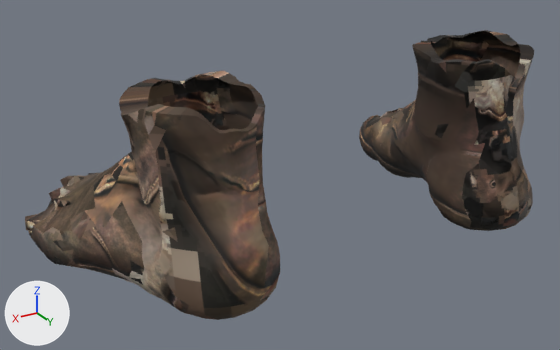
An edit to the glTF model assets/models/gear/boots.glb, drawn before and after from the same camera.
The view is the same before and after, from a 50 mm camera at (0.467, 0.712, 0.426) aimed at (0.037, -0.005, 0.068). Every picture has the same lights, and +X, +Y and +Z are marked at lower left. The picture after the commit comes second. Where no turn or scale is listed for an object, it has been applied to the vertices. Vertices at exactly the same position are counted once.

Objects in the first picture: 'boots'.
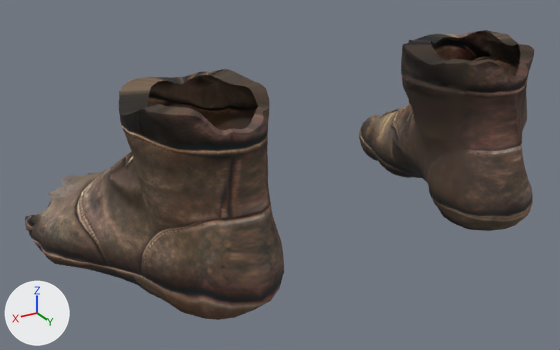
What the commit changed:
me_mesh_0_003 is used by ob_boots; location (0.0, 0.0, 0.0).
me_mesh_0_003 had 2129 vertices, 4137 faces and spanned x -0.312..0.311, y -0.179..0.173, z -0.008..0.219.
me_mesh_0_003 now has 2129 vertices, 4137 faces and spans x -0.312..0.311, y -0.179..0.176, z -0.008..0.219.
me_mesh_0_003 part 1: 212 of 2129 vertices moved; they spanned x 0.113..0.24, y 0.0..0.173, z 0.017..0.214 and now span x 0.102..0.241, y -0.011..0.176, z 0.017..0.214; mean shift (-0.002, 0.0, 0.0); largest move (0.159, 0.012, 0.197) -> (0.15, -0.008, 0.197).
me_mesh_0_003 part 2: 192 of 2129 vertices moved; they spanned x -0.239..-0.113, y 0.0..0.164, z 0.053..0.216 and now span x -0.243..-0.103, y -0.013..0.168, z 0.054..0.216; mean shift (0.003, -0.001, 0.0); largest move (-0.146, 0.018, 0.183) -> (-0.132, 0.0, 0.183).
me_mesh_0_003 part 3: 3349 kept faces spanning x -0.312..0.311, y -0.179..0.176, z -0.008..0.219 get new texture (UV) coordinates.

Changed parts and their boxes (x1, y1, x2, y2) in the pictures (560 x 350 px; the box of a moved part takes in the faces that stretch with it):
part 1 of me_mesh_0_003, moved or reshaped
    before: (119, 71, 280, 312)
    after: (119, 69, 284, 311)
part 2 of me_mesh_0_003, moved or reshaped
    before: (412, 30, 533, 215)
    after: (401, 30, 534, 215)
part 3 of me_mesh_0_003, surface changed
    both: (25, 30, 534, 320)
